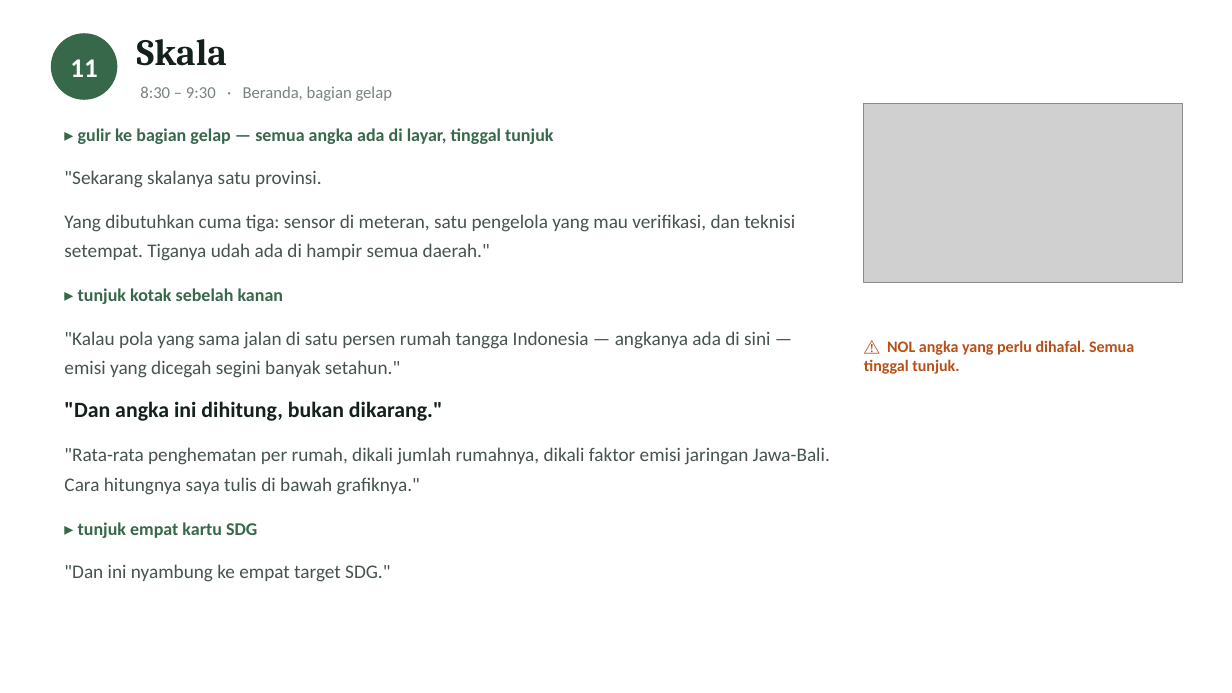
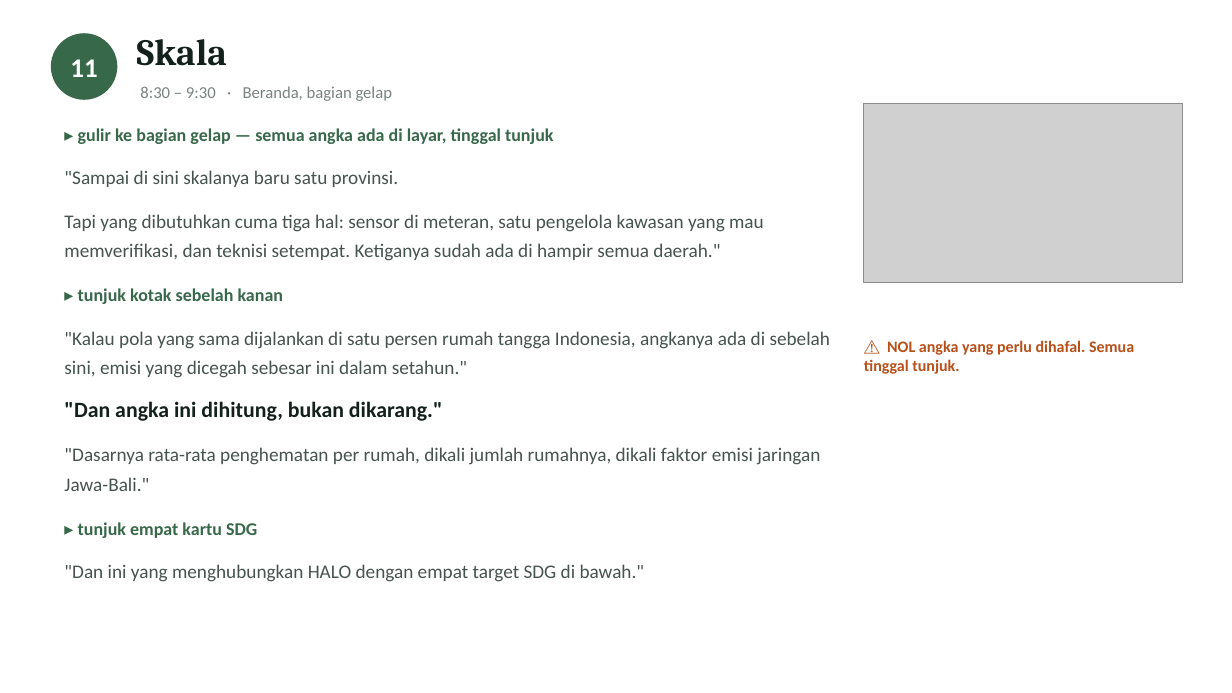
Before and after one commit to GianneAngely/halo-itcc2026, a slide deck: slide 13 of latihan-final/Naskah Presentasi HALO.pptx. Drawn at 1232x693 pixels with LibreOffice and Linux fonts; fonts in the diff are those of the drawing; grey boxes stand for pictures. Boxes give left, top, right and bottom in pixels: in the first picture for what was removed or moved away, otherwise in the second. Text is boxed around its words. In the diff, an @@ line names an element or a change of style, - is before the commit and + after.

Commit message:
Naskah ditulis ulang supaya mengalir dan muat sepuluh menit
Versi sebelumnya kalimatnya patah-patah, lebih mirip daftar yang
dibacakan daripada orang yang sedang menjelaskan. Sekarang kalimatnya
disambung dengan sebab-akibat, dan daftar tiga kata yang dipotong-potong
dibuang.

Kalimat meta seperti menjelaskan aturan sendiri ikut dibuang karena
memakan waktu tanpa menambah nilai. Naskahnya turun ke 856 kata,
sekitar sembilan menit di tempo pelan, ditambah waktu untuk mengklik.

```diff
--- a/latihan-final/Naskah Presentasi HALO.pptx
+++ b/latihan-final/Naskah Presentasi HALO.pptx
@@ text at box(64, 170, 764, 261): text changed @@
-"Sekarang skalanya satu provinsi.
-Yang dibutuhkan cuma tiga: sensor di meteran, satu pengelola yang mau verifikasi, dan teknisi setempat. Tiganya udah ada di hampir semua daerah."
+"Sampai di sini skalanya baru satu provinsi.
+Tapi yang dibutuhkan cuma tiga hal: sensor di meteran, satu pengelola kawasan yang mau memverifikasi, dan teknisi setempat. Ketiganya sudah ada di hampir semua daerah."
@@ text at box(64, 331, 830, 378): text changed @@
-"Kalau pola yang sama jalan di satu persen rumah tangga Indonesia — angkanya ada di sini — emisi yang dicegah segini banyak setahun."
+"Kalau pola yang sama dijalankan di satu persen rumah tangga Indonesia, angkanya ada di sebelah sini, emisi yang dicegah sebesar ini dalam setahun."
@@ text at box(64, 447, 820, 491): text changed @@
-"Rata-rata penghematan per rumah, dikali jumlah rumahnya, dikali faktor emisi jaringan Jawa-Bali. Cara hitungnya saya tulis di bawah grafiknya."
+"Dasarnya rata-rata penghematan per rumah, dikali jumlah rumahnya, dikali faktor emisi jaringan Jawa-Bali."
@@ text at box(64, 564, 645, 582): text changed @@
-"Dan ini nyambung ke empat target SDG."
+"Dan ini yang menghubungkan HALO dengan empat target SDG di bawah."
```
Also in this commit, not shown: 12 other slides changed.
